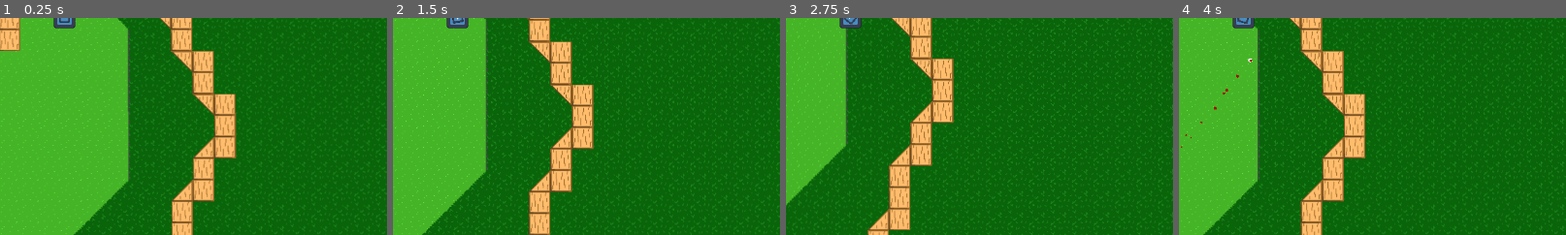
Above: before the commit, frames 1-4 (left to right).
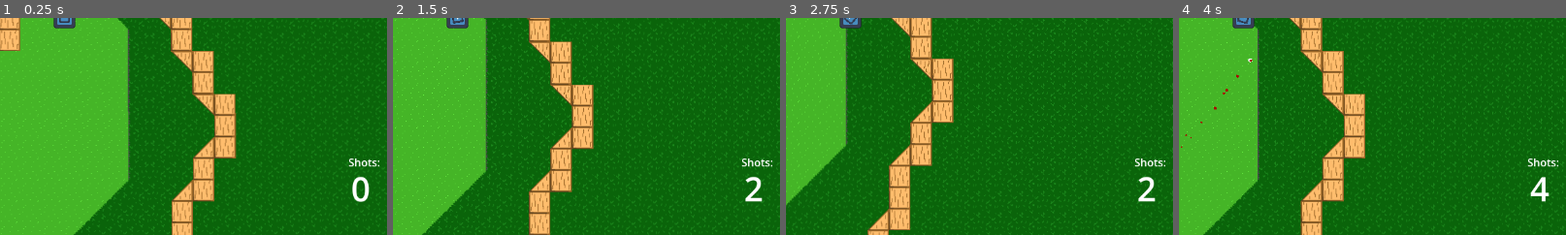
Above: after the commit, the same moments.

Repository: Sabertooth-Software/Bunker-Buster
Game: Godot game, scene res://Scenes/Levels/Hole 2.tscn
Same seed, same stepped clock (60 frames per second), same inputs: the game is played once before the commit and once after it. This scene is started directly instead of the project's main scene. The engine's default icon, where the game draws it, is replaced by a stand-in: a white triangle on a blue panel in a dark square.
Inputs (mouse positions are % of the whole screen's width and height, from its top left):
- Up to frame 1 (0.25 s): no input
- Up to frame 2 (1.5 s): move the mouse to (72, 45) at 0.52 s; press the mouse at (72, 45) at 0.53 s; hold Right (right) 0.53-1.28 s; move the mouse to (30, 55) at 1.27 s; release the mouse at (30, 55) at 1.28 s; hold S (down) from 1.28 s (still down); tap Space (shoot) at 1.35 s
- Up to frame 3 (2.75 s): move the mouse to (60, 28) at 2.02 s; release S (down) at 2.03 s; press the mouse at (60, 28) at 2.03 s; hold Right (right) from 2.03 s (still down)
- Up to frame 4 (4 s): move the mouse to (45, 70) at 2.77 s; release Right (right) at 2.78 s; release the mouse at (45, 70) at 2.78 s; hold Up (up) 2.78-3.53 s; tap Space (shoot) at 2.85 s; move the mouse to (80, 65) at 3.52 s; press the mouse at (80, 65) at 3.53 s; hold A (left) from 3.53 s (still down)
The pictures show only the part of the screen within x 42-92%, y 50-100%; the shares and areas given below are measured in that part.

The runs differ from the first frame. In frame 1, 0.5% of the frame differs, in the area x 89-98%, y 64-85%; in frame 2, 0.4%; in frame 3, 0.4%; in frame 4, 0.4%.

Commit message:
Added shot counter, score card, level data... a lot

Diff:
--- /dev/null
+++ b/Scenes/Components/EndResults.gd
@@ -0,0 +1,17 @@
+extends Control
+@export var score_container:BoxContainer
+@export var card:Control
+@export var total_score:Label
+
+# Called when the node enters the scene tree for the first time.
+func _ready():
+	ShotCounter.end_level.connect(_on_end_level)
+	card.hide()
+
+func set_score(level:String,score:int):
+	score_container.get_node(level).set_text(str(score));
+
+func _on_end_level(hole_score:int,_total_score:int,cur_level:String):
+	set_score(cur_level,hole_score)
+	total_score.set_text("Total Score: "+str(_total_score))
+	card.show()
--- /dev/null
+++ b/Scenes/Components/GUI.tscn
@@ -0,0 +1,240 @@
+[gd_scene load_steps=5 format=3 uid="uid://dk0vl7gvy64nc"]
+
+[ext_resource type="Script" path="res://CounterUI.gd" id="1_65i07"]
+[ext_resource type="Script" path="res://Scenes/Components/EndResults.gd" id="2_ellq3"]
+[ext_resource type="Script" path="res://Scenes/Components/button_next_level.gd" id="3_jbwf2"]
+
+[sub_resource type="CanvasTexture" id="CanvasTexture_ikrlt"]
+
+[node name="GUI" type="CanvasLayer"]
+
+[node name="UI" type="Control" parent="."]
+layout_mode = 3
+anchors_preset = 8
+anchor_left = 0.5
+anchor_top = 0.5
+anchor_right = 0.5
+anchor_bottom = 0.5
+grow_horizontal = 2
+grow_vertical = 2
+size_flags_horizontal = 4
+size_flags_vertical = 4
+
+[node name="ShotCount" type="Control" parent="UI"]
+layout_mode = 1
+anchors_preset = 3
+anchor_left = 1.0
+anchor_top = 1.0
+anchor_right = 1.0
+anchor_bottom = 1.0
+offset_left = 400.0
+offset_top = 204.0
+offset_right = 528.0
+offset_bottom = 300.0
+grow_horizontal = 0
+grow_vertical = 0
+script = ExtResource("1_65i07")
+
+[node name="shots" type="RichTextLabel" parent="UI/ShotCount"]
+layout_mode = 1
+anchors_preset = 5
+anchor_left = 0.5
+anchor_right = 0.5
+offset_left = -42.0
+offset_right = 42.0
+offset_bottom = 32.0
+grow_horizontal = 2
+text = "Shots:"
+
+[node name="counter" type="RichTextLabel" parent="UI/ShotCount"]
+layout_mode = 1
+anchors_preset = 8
+anchor_left = 0.5
+anchor_top = 0.5
+anchor_right = 0.5
+anchor_bottom = 0.5
+offset_left = -38.0
+offset_top = -32.0
+offset_right = 38.0
+offset_bottom = 41.0
+grow_horizontal = 2
+grow_vertical = 2
+theme_override_font_sizes/normal_font_size = 50
+text = "0"
+
+[node name="EndLevelResults" type="Control" parent="." node_paths=PackedStringArray("score_container", "card", "total_score")]
+layout_mode = 3
+anchors_preset = 8
+anchor_left = 0.5
+anchor_top = 0.5
+anchor_right = 0.5
+anchor_bottom = 0.5
+offset_left = -112.0
+offset_top = -130.0
+offset_right = 112.0
+offset_bottom = 130.0
+grow_horizontal = 2
+grow_vertical = 2
+size_flags_horizontal = 4
+script = ExtResource("2_ellq3")
+score_container = NodePath("Scorecard/Holes2/VBoxContainer")
+card = NodePath("Scorecard")
+total_score = NodePath("Scorecard/TotalScore/VBoxContainer/Label")
+
+[node name="Scorecard" type="Control" parent="EndLevelResults"]
+layout_mode = 1
+anchors_preset = 15
+anchor_right = 1.0
+anchor_bottom = 1.0
+grow_horizontal = 2
+grow_vertical = 2
+
+[node name="RichTextLabel" type="RichTextLabel" parent="EndLevelResults/Scorecard"]
+layout_mode = 1
+anchors_preset = 5
+anchor_left = 0.5
+anchor_right = 0.5
+offset_left = -42.5
+offset_right = 42.5
+offset_bottom = 46.0
+grow_horizontal = 2
+theme_override_font_sizes/normal_font_size = 30
+text = "Score"
+scroll_active = false
+
+[node name="NinePatchRect" type="NinePatchRect" parent="EndLevelResults/Scorecard"]
+modulate = Color(1, 1, 1, 0.14902)
+layout_mode = 1
+anchors_preset = 15
+anchor_right = 1.0
+anchor_bottom = 1.0
+grow_horizontal = 2
+grow_vertical = 2
+texture = SubResource("CanvasTexture_ikrlt")
+
+[node name="Holes" type="Control" parent="EndLevelResults/Scorecard"]
+layout_mode = 1
+anchors_preset = 4
+anchor_top = 0.5
+anchor_bottom = 0.5
+offset_left = 32.0
+offset_top = -52.0
+offset_right = 80.0
+offset_bottom = 28.0
+grow_vertical = 2
+
+[node name="VBoxContainer" type="VBoxContainer" parent="EndLevelResults/Scorecard/Holes"]
+layout_mode = 1
+anchors_preset = 4
+anchor_top = 0.5
+anchor_bottom = 0.5
+offset_top = -60.0
+offset_right = 40.0
+offset_bottom = 52.0
+grow_vertical = 2
+theme_override_constants/separation = 6
+alignment = 1
+
+[node name="Label" type="Label" parent="EndLevelResults/Scorecard/Holes/VBoxContainer"]
+layout_mode = 2
+text = "Hole 1:"
+
+[node name="Label2" type="Label" parent="EndLevelResults/Scorecard/Holes/VBoxContainer"]
+layout_mode = 2
+text = "Hole 2:"
+
+[node name="Label3" type="Label" parent="EndLevelResults/Scorecard/Holes/VBoxContainer"]
+layout_mode = 2
+text = "Hole 3:"
+
+[node name="Label4" type="Label" parent="EndLevelResults/Scorecard/Holes/VBoxContainer"]
+layout_mode = 2
+text = "Hole 4:"
+
+[node name="Holes2" type="Control" parent="EndLevelResults/Scorecard"]
+layout_mode = 1
+anchors_preset = 6
+anchor_left = 1.0
+anchor_top = 0.5
+anchor_right = 1.0
+anchor_bottom = 0.5
+offset_left = -64.0
+offset_top = -84.0
+offset_bottom = 60.0
+grow_horizontal = 0
+grow_vertical = 2
+
+[node name="VBoxContainer" type="VBoxContainer" parent="EndLevelResults/Scorecard/Holes2"]
+layout_mode = 1
+anchors_preset = 4
+anchor_top = 0.5
+anchor_bottom = 0.5
+offset_left = 16.0
+offset_top = -60.0
+offset_right = 48.0
+offset_bottom = 52.0
+grow_vertical = 2
+theme_override_constants/separation = 6
+alignment = 1
+
+[node name="Hole 1" type="Label" parent="EndLevelResults/Scorecard/Holes2/VBoxContainer"]
+layout_mode = 2
+text = "0"
+
+[node name="Hole 2" type="Label" parent="EndLevelResults/Scorecard/Holes2/VBoxContainer"]
+layout_mode = 2
+text = "0"
+
+[node name="Hole 3" type="Label" parent="EndLevelResults/Scorecard/Holes2/VBoxContainer"]
+layout_mode = 2
+text = "0"
+
+[node name="Hole 4" type="Label" parent="EndLevelResults/Scorecard/Holes2/VBoxContainer"]
+layout_mode = 2
+text = "0"
+
+[node name="TotalScore" type="Control" parent="EndLevelResults/Scorecard"]
+layout_mode = 1
+anchors_preset = 7
+anchor_left = 0.5
+anchor_top = 1.0
+anchor_right = 0.5
+anchor_bottom = 1.0
+offset_left = -24.0
+offset_top = -86.0
+offset_right = 24.0
+offset_bottom = -54.0
+grow_horizontal = 2
+grow_vertical = 0
+
+[node name="VBoxContainer" type="VBoxContainer" parent="EndLevelResults/Scorecard/TotalScore"]
+layout_mode = 1
+anchors_preset = 15
+anchor_right = 1.0
+anchor_bottom = 1.0
+grow_horizontal = 2
+grow_vertical = 2
+theme_override_constants/separation = 6
+alignment = 1
+
+[node name="Label" type="Label" parent="EndLevelResults/Scorecard/TotalScore/VBoxContainer"]
+layout_mode = 2
+text = "Total Score:"
+
+[node name="Next Level" type="Button" parent="EndLevelResults/Scorecard"]
+layout_mode = 1
+anchors_preset = 7
+anchor_left = 0.5
+anchor_top = 1.0
+anchor_right = 0.5
+anchor_bottom = 1.0
+offset_left = -64.0
+offset_top = -38.0
+offset_right = 64.0
+offset_bottom = -7.0
+grow_horizontal = 2
+grow_vertical = 0
+text = "Next Level"
+script = ExtResource("3_jbwf2")
+
+[connection signal="pressed" from="EndLevelResults/Scorecard/Next Level" to="EndLevelResults/Scorecard/Next Level" method="_on_pressed"]
--- /dev/null
+++ b/Scenes/Components/LevelData.gd
@@ -0,0 +1,9 @@
+extends Node2D
+
+@export var par:int
+@export var current_level:String
+@export var next_level:String
+
+func _ready():
+	ShotCounter.update_level(par,current_level,next_level)
+	ShotCounter._update_dict(current_level,0)
--- /dev/null
+++ b/Scenes/Components/LevelData.tscn
@@ -0,0 +1,6 @@
+[gd_scene load_steps=2 format=3 uid="uid://bxv4iggssnkxr"]
+
+[ext_resource type="Script" path="res://Scenes/Components/LevelData.gd" id="1_uhgc8"]
+
+[node name="LevelData" type="Node2D"]
+script = ExtResource("1_uhgc8")
--- /dev/null
+++ b/Scenes/Components/button_next_level.gd
@@ -0,0 +1,4 @@
+extends Button
+
+func _on_pressed():
+	SceneManager.change_scene(ShotCounter.next_level)
--- a/Scenes/Components/ui.tscn
+++ /dev/null
@@ -1,56 +0,0 @@
-[gd_scene load_steps=2 format=3 uid="uid://qmhh07hyixdb"]
-
-[ext_resource type="Script" path="res://CounterUI.gd" id="1_ybj73"]
-
-[node name="UI" type="Control"]
-layout_mode = 3
-anchors_preset = 8
-anchor_left = 0.5
-anchor_top = 0.5
-anchor_right = 0.5
-anchor_bottom = 0.5
-grow_horizontal = 2
-grow_vertical = 2
-
-[node name="Control" type="Control" parent="."]
-layout_mode = 1
-anchors_preset = 3
-anchor_left = 1.0
-anchor_top = 1.0
-anchor_right = 1.0
-anchor_bottom = 1.0
-offset_left = -33.0
-offset_top = -53.0
-offset_right = -32.3999
-offset_bottom = -53.0
-grow_horizontal = 0
-grow_vertical = 0
-script = ExtResource("1_ybj73")
-
-[node name="shots" type="RichTextLabel" parent="Control"]
-layout_mode = 1
-anchors_preset = 5
-anchor_left = 0.5
-anchor_right = 0.5
-offset_left = -42.0
-offset_top = -35.0
-offset_right = 42.0
-offset_bottom = -3.0
-grow_horizontal = 2
-text = "Shots:"
-
-[node name="counter" type="RichTextLabel" parent="Control"]
-layout_mode = 1
-anchors_preset = 8
-anchor_left = 0.5
-anchor_top = 0.5
-anchor_right = 0.5
-anchor_bottom = 0.5
-offset_left = -38.0
-offset_top = -19.0
-offset_right = 38.0
-offset_bottom = 62.0
-grow_horizontal = 2
-grow_vertical = 2
-theme_override_font_sizes/normal_font_size = 50
-text = "0"
--- a/Scenes/Levels/Hole 1.tscn
+++ b/Scenes/Levels/Hole 1.tscn
@@ -6,6 +6,8 @@
 [ext_resource type="PackedScene" uid="uid://bfc7fafn5cbnj" path="res://Scenes/Bullet.tscn" id="4_3cdn0"]
 [ext_resource type="PackedScene" uid="uid://hh271eak8f3q" path="res://Scenes/Characters/Enemies/red_tank.tscn" id="5_ahov5"]
 [ext_resource type="PackedScene" uid="uid://7sckx3547nbi" path="res://Scenes/Objects/golf_ball.tscn" id="6_x63pp"]
+[ext_resource type="PackedScene" uid="uid://bxv4iggssnkxr" path="res://Scenes/Components/LevelData.tscn" id="7_m8pjt"]
+[ext_resource type="PackedScene" uid="uid://dk0vl7gvy64nc" path="res://Scenes/Components/GUI.tscn" id="8_8bj48"]
 
 [node name="Node2D" type="Node2D"]
 
@@ -68,3 +70,10 @@
 
 [node name="GolfBall" parent="." instance=ExtResource("6_x63pp")]
 position = Vector2(-265, 274)
+
+[node name="LevelData" parent="." instance=ExtResource("7_m8pjt")]
+par = 3
+current_level = "Hole 1"
+next_level = "Hole 2"
+
+[node name="GUI" parent="." instance=ExtResource("8_8bj48")]
--- a/Scenes/Levels/Hole 2.tscn
+++ b/Scenes/Levels/Hole 2.tscn
@@ -7,6 +7,8 @@
 [ext_resource type="PackedScene" uid="uid://hh271eak8f3q" path="res://Scenes/Characters/Enemies/red_tank.tscn" id="5_kskr8"]
 [ext_resource type="PackedScene" uid="uid://7sckx3547nbi" path="res://Scenes/Objects/golf_ball.tscn" id="6_mpryr"]
 [ext_resource type="PackedScene" uid="uid://bqmrrq74v6qiu" path="res://Assets/Objects/Water.tscn" id="7_nmpfx"]
+[ext_resource type="PackedScene" uid="uid://bxv4iggssnkxr" path="res://Scenes/Components/LevelData.tscn" id="8_epxwc"]
+[ext_resource type="PackedScene" uid="uid://dk0vl7gvy64nc" path="res://Scenes/Components/GUI.tscn" id="9_gh2k5"]
 
 [node name="Node2D" type="Node2D"]
 
@@ -97,3 +99,10 @@
 
 [node name="water6" parent="Water" instance=ExtResource("7_nmpfx")]
 position = Vector2(336, 832)
+
+[node name="LevelData" parent="." instance=ExtResource("8_epxwc")]
+par = 3
+current_level = "Hole 2"
+next_level = "Hole 3"
+
+[node name="GUI" parent="." instance=ExtResource("9_gh2k5")]
--- a/Scenes/Levels/Hole 3.tscn
+++ b/Scenes/Levels/Hole 3.tscn
@@ -7,6 +7,8 @@
 [ext_resource type="PackedScene" uid="uid://hh271eak8f3q" path="res://Scenes/Characters/Enemies/red_tank.tscn" id="5_p6xgu"]
 [ext_resource type="PackedScene" uid="uid://7sckx3547nbi" path="res://Scenes/Objects/golf_ball.tscn" id="6_g4loe"]
 [ext_resource type="PackedScene" uid="uid://bqmrrq74v6qiu" path="res://Assets/Objects/Water.tscn" id="7_5fdf7"]
+[ext_resource type="PackedScene" uid="uid://bxv4iggssnkxr" path="res://Scenes/Components/LevelData.tscn" id="8_10hog"]
+[ext_resource type="PackedScene" uid="uid://dk0vl7gvy64nc" path="res://Scenes/Components/GUI.tscn" id="9_22g5n"]
 
 [node name="Node2D" type="Node2D"]
 
@@ -121,3 +123,10 @@
 
 [node name="water6" parent="Water" instance=ExtResource("7_5fdf7")]
 position = Vector2(112, -256)
+
+[node name="LevelData" parent="." instance=ExtResource("8_10hog")]
+par = 4
+current_level = "Hole 3"
+next_level = "Hole 4"
+
+[node name="GUI" parent="." instance=ExtResource("9_22g5n")]
--- a/Scenes/Levels/Hole 4.tscn
+++ b/Scenes/Levels/Hole 4.tscn
@@ -6,7 +6,8 @@
 [ext_resource type="PackedScene" uid="uid://bfc7fafn5cbnj" path="res://Scenes/Bullet.tscn" id="4_6actv"]
 [ext_resource type="PackedScene" uid="uid://hh271eak8f3q" path="res://Scenes/Characters/Enemies/red_tank.tscn" id="5_kgf7q"]
 [ext_resource type="PackedScene" uid="uid://7sckx3547nbi" path="res://Scenes/Objects/golf_ball.tscn" id="6_qun68"]
-[ext_resource type="PackedScene" uid="uid://qmhh07hyixdb" path="res://Scenes/Components/ui.tscn" id="7_p6vpu"]
+[ext_resource type="PackedScene" uid="uid://dk0vl7gvy64nc" path="res://Scenes/Components/GUI.tscn" id="7_xlvsu"]
+[ext_resource type="PackedScene" uid="uid://bxv4iggssnkxr" path="res://Scenes/Components/LevelData.tscn" id="8_4hmhe"]
 
 [node name="Node2D" type="Node2D"]
 
@@ -78,10 +79,9 @@
 [node name="GolfBall" parent="." instance=ExtResource("6_qun68")]
 position = Vector2(1175, -64)
 
-[node name="CanvasLayer" type="CanvasLayer" parent="."]
+[node name="GUI" parent="." instance=ExtResource("7_xlvsu")]
 
-[node name="UI" parent="CanvasLayer" instance=ExtResource("7_p6vpu")]
-offset_left = 573.0
-offset_top = 296.0
-offset_right = 573.0
-offset_bottom = 296.0
+[node name="LevelData" parent="." instance=ExtResource("8_4hmhe")]
+par = 4
+current_level = "Hole 4"
+next_level = "Hole 5"
--- /dev/null
+++ b/Scripts/Components/SceneManager.gd
@@ -0,0 +1,14 @@
+extends Node
+
+
+# Called when the node enters the scene tree for the first time.
+func _ready():
+	pass # Replace with function body.
+
+
+func change_scene(name: String):
+	get_tree().change_scene_to_file("res://Scenes/Levels/"+name+".tscn")
+	print("Changing Scene to "+name)
+# Called every frame. 'delta' is the elapsed time since the previous frame.
+func _process(delta):
+	pass
--- a/Scripts/Components/ShotCounter.gd
+++ b/Scripts/Components/ShotCounter.gd
@@ -2,28 +2,42 @@
 
 @onready var shots = 0
 @onready var total_score = 0
-@onready var _par = 4
+@onready var _par = 0
+var scores:Dictionary
+
+var current_level: String
+var next_level: String
 
 signal update_ui(score:int)
+signal end_level(hole_score:int,total_score:int,cur_level:String)
 # Called when the node enters the scene tree for the first time.
 func _ready():
 	pass
 
+func _update_dict(level:String, score:int):
+	scores[level] = score
+
 func _update_ui():
 	update_ui.emit(shots)
-
-func set_par(par:int): #set par when level loads
+func update_level(par:int,_current_level:String,_next_level:String): #set par, current level, and next level when level loads
 	_par = par
-
+	current_level = _current_level
+	next_level = _next_level
+	shots = 0
+	print("Hole Par: " +str(_par))
+	print("Current Level: "+current_level)
+	print("Next Level: "+next_level)
 func increase_shots():
 	shots = shots+1
 	print("Shots: " + str(shots))
 	_update_ui()
 
 func finish_level():
-	print("Hole Par: " +str(_par))
 	total_score = (total_score +(shots-_par))
 	print("Current score is "+str(total_score))
+	scores[current_level] = (shots-_par)
+	for element in scores:
+		end_level.emit(scores[element],total_score,element)
 
 func _on_golf_ball_increase_shot():
 	increase_shots()
--- a/project.godot
+++ b/project.godot
@@ -18,6 +18,7 @@
 [autoload]
 
 ShotCounter="*res://Scripts/Components/ShotCounter.gd"
+SceneManager="*res://Scripts/Components/SceneManager.gd"
 
 [editor_plugins]
 
Not shown: 1 places in Scenes/Levels/Hole 1.tscn that only renumber resources
Not shown: 1 places in Scenes/Levels/Hole 2.tscn that only renumber resources
Not shown: 1 places in Scenes/Levels/Hole 3.tscn that only renumber resources
Not shown: 1 places in Scenes/Levels/Hole 4.tscn that only renumber resources
